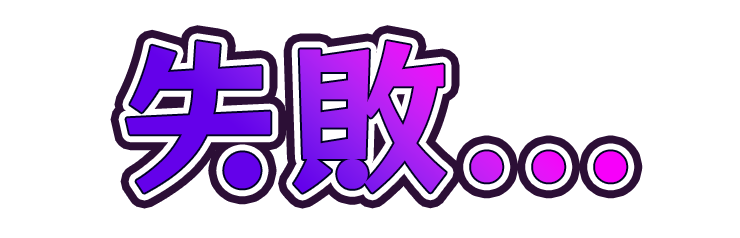
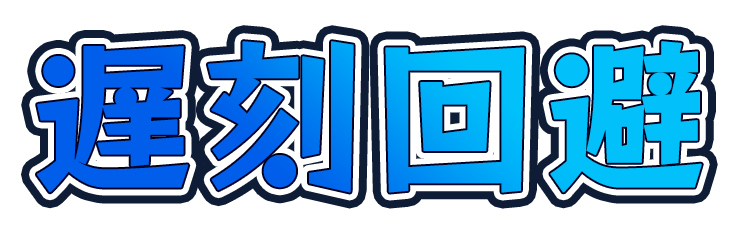
Before/after of a 740 × 238 layered artwork. What changed in the layer stack:
hid "失敗..." over [126, 41, 627, 193]
showed "遅刻回避" over [37, 41, 702, 193]
